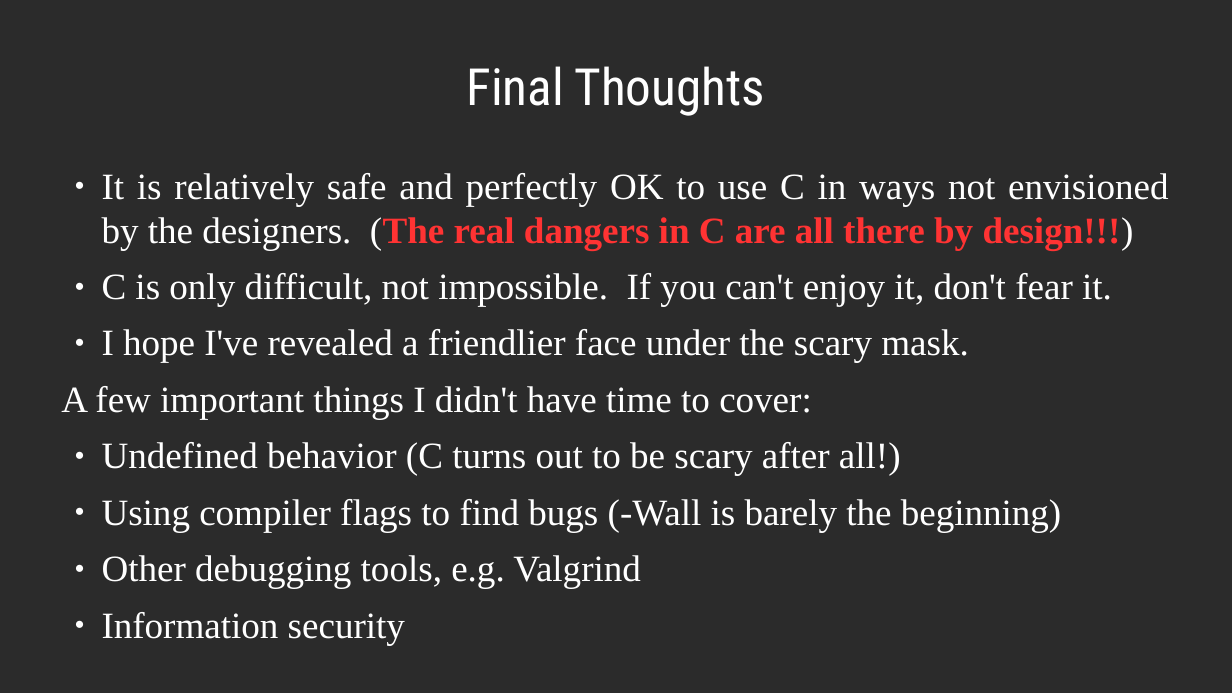
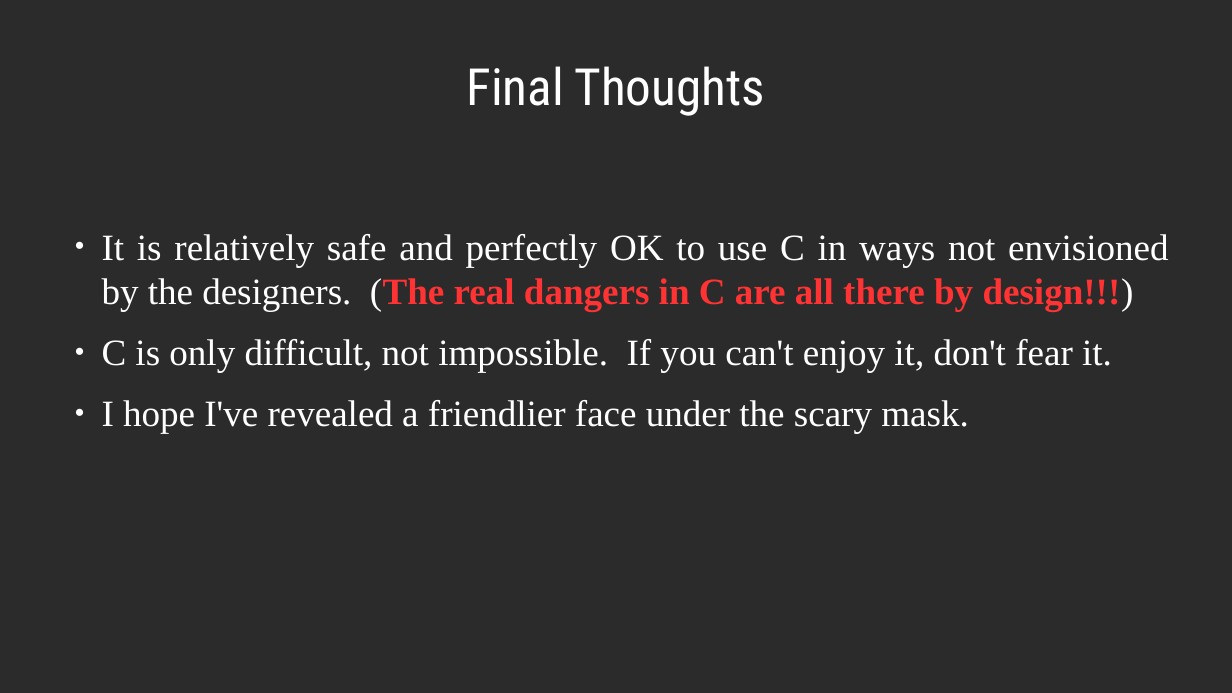
Before and after one commit to dllaurence/youngmanandc, a slide deck: slide 79 of 2020-youngmanandthec-scale.odp. Drawn at 1232x693 pixels with LibreOffice and Linux fonts; fonts in the diff are those of the drawing; background and template pictures are left out; a plain dark background stands for a picture behind light text. Boxes give left, top, right and bottom in pixels: in the first picture for what was removed or moved away, otherwise in the second. Text is boxed around its words. In the diff, an @@ line names an element or a change of style, - is before the commit and + after.

```diff
--- a/2020-youngmanandthec-scale.odp
+++ b/2020-youngmanandthec-scale.odp
@@ text at (102,339,1112,433): line spacing 0.9 to 1 @@
@@ text at (61,386,1061,645): paragraphs removed @@
-A few important things I didn't have time to cover:
-● Undefined behavior (C turns out to be scary after all!)
-● Using compiler flags to find bugs (-Wall is barely the beginning)
-● Other debugging tools, e.g. Valgrind
-● Information security
```
Also in this commit, not shown: 16 other slides changed.
